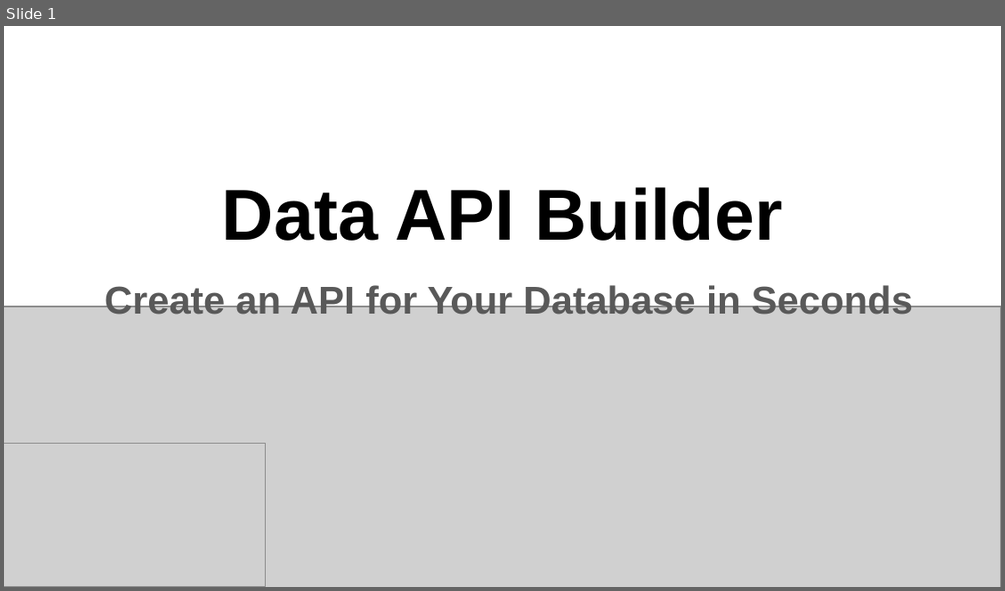
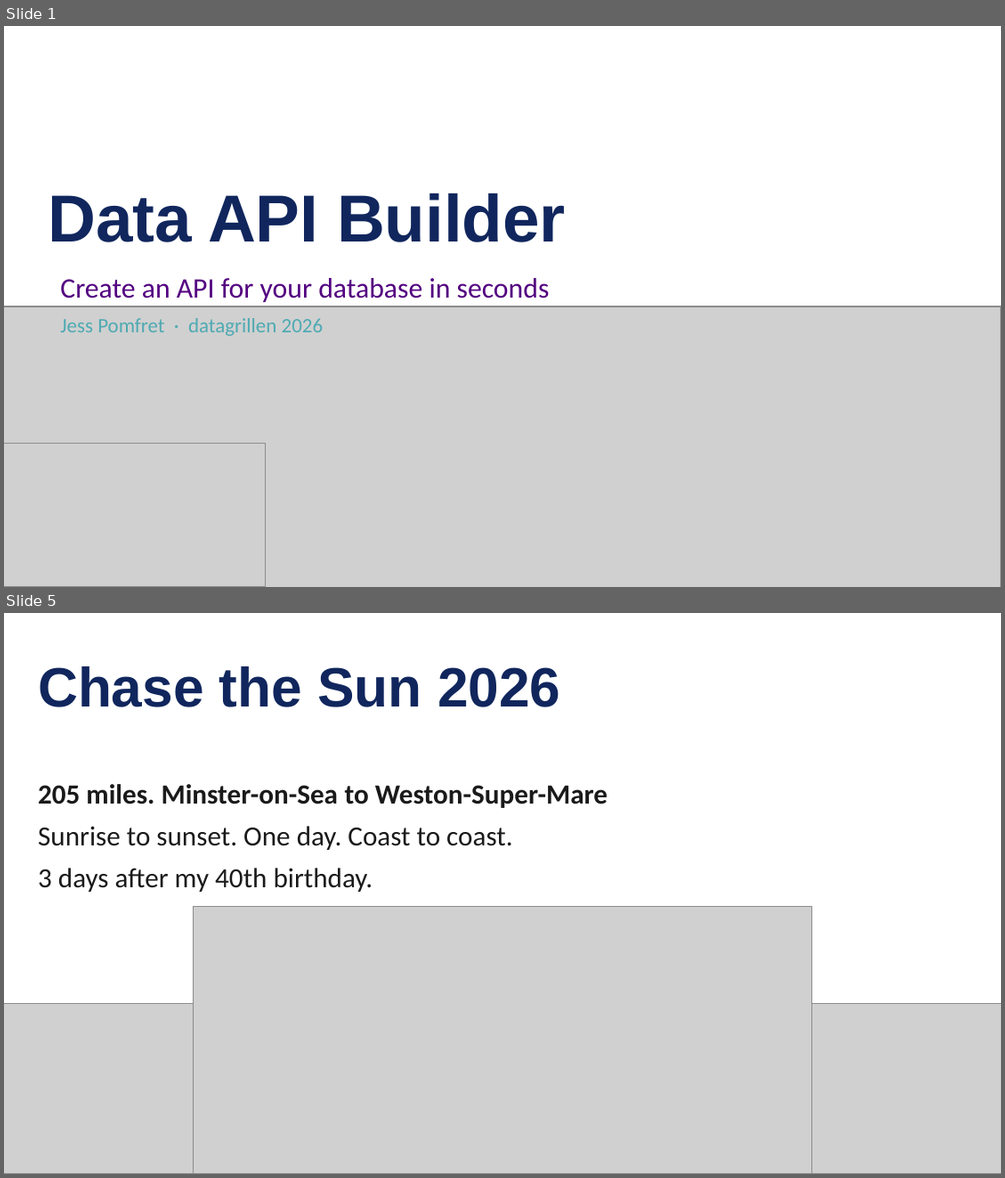
Before and after one commit to jpomfret/dab-presentation, a slide deck: Pomfret - dab - grillen.pptx. Shown one above the other, each under a label of ours: slide 1 before the commit, slides 1 and 5 after it; the slides between them are not shown. The pictures are 1005x591 and 1005x1178 pixels, drawn with LibreOffice and Linux fonts; fonts in the diff are those of the drawing; grey boxes stand for pictures. Boxes give left, top, right and bottom in pixels: in the first picture for what was removed or moved away, otherwise in the second. Text is boxed around its words. In the diff, an @@ line names an element or a change of style, - is before the commit and + after.

```diff
--- a/Pomfret - dab - grillen.pptx
+++ b/Pomfret - dab - grillen.pptx
@@ slide 5 added at box(4, 613, 1001, 1174), background #FFFFFF @@
@@ text added at box(38, 666, 560, 707), 40 pt, text #10265D, bold @@
+Chase the Sun 2026
@@ text added at box(38, 784, 607, 850), 20 pt, text #1A1A1A, bold @@
+205 miles. Minster-on-Sea to Weston-Super-Mare
+Sunrise to sunset. One day. Coast to coast.
@@ text added at box(38, 868, 373, 892), 20 pt, text #1A1A1A @@
+3 days after my 40th birthday.
@@ picture added at box(194, 906, 811, 1173) @@
@@ picture added at box(4, 1004, 1001, 1174) @@
@@ slide 1 changed as well @@
@@ title "Data API Builder" at box(48, 193, 566, 242): size 52 to 48 pt, text colour #000000 to #10265D; alignment centre to left @@
@@ subtitle at box(60, 278, 550, 336): text changed; size 28 to 20.4 pt; font Arial to Calibri; text colour #595959 to #530080; bold off @@
-Create an API for Your Database in Seconds
+Create an API for your database in seconds
+Jess Pomfret · datagrillen 2026
```
Also in this commit, not shown: 49 other slides added, 10 slides removed, 13 other files.
